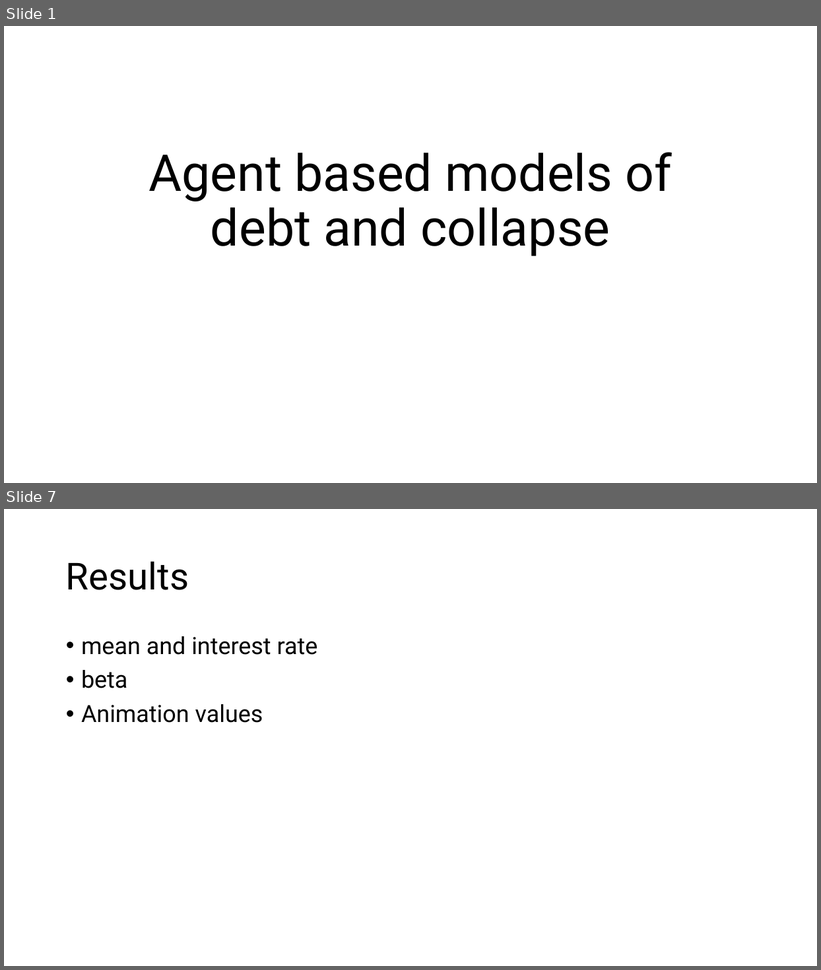
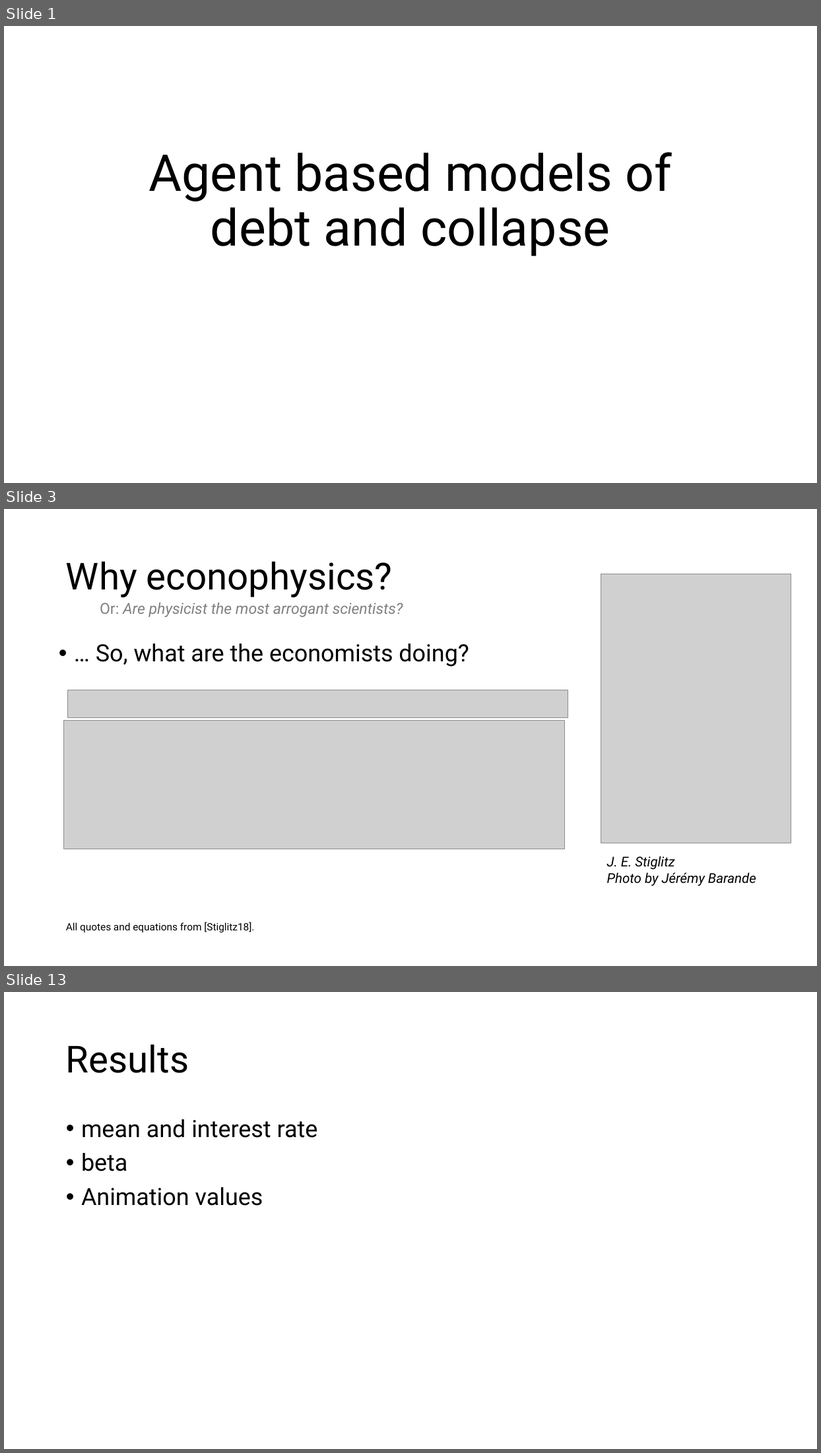
Before and after one commit to 2BeAsh/masters_project, a slide deck: Agent based models of debt and collapse.pptx. Shown one above the other, each under a label of ours: slides 1 and 7 before the commit, slides 1, 3 and 13 after it; the slides between them are not shown. The pictures are 821x970 and 821x1453 pixels, drawn with LibreOffice and Linux fonts; fonts in the diff are those of the drawing; grey boxes stand for pictures. Boxes give left, top, right and bottom in pixels: in the first picture for what was removed or moved away, otherwise in the second. Text is boxed around its words. In the diff, an @@ line names an element or a change of style, - is before the commit and + after.

```diff
--- a/Agent based models of debt and collapse.pptx
+++ b/Agent based models of debt and collapse.pptx
@@ slide 3 added at (4,509,817,966), background #FFFFFF @@
@@ title added at (66,561,393,597), 44 pt, text #000000 @@
+Why econophysics?
@@ picture added at (601,574,791,843) @@
@@ text added at (100,602,403,617), 18 pt, text #808080, italic @@
+Or: Are physicist the most arrogant scientists?
@@ text added at (96,644,469,667), 28 pt, text #000000 @@
+• … So, what are the economists doing?
@@ picture added at (67,690,568,718) @@
@@ picture added at (64,720,564,850) @@
@@ text added at (607,856,756,887), 16 pt, text #000000, italic @@
+J. E. Stiglitz
+Photo by Jérémy Barande
@@ text added at (66,922,254,933), 12 pt, text #000000 @@
+All quotes and equations from [Stiglitz18].
@@ what was slide 7 is now slide 13 @@
```
Also in this commit, not shown: 3 slides changed, 9 other slides added, 3 slides removed.
